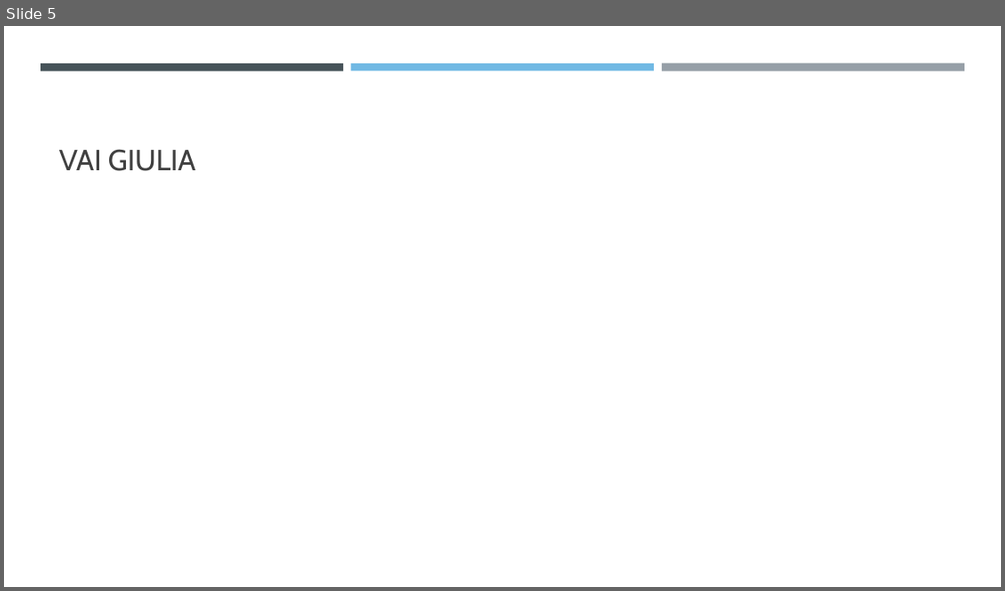
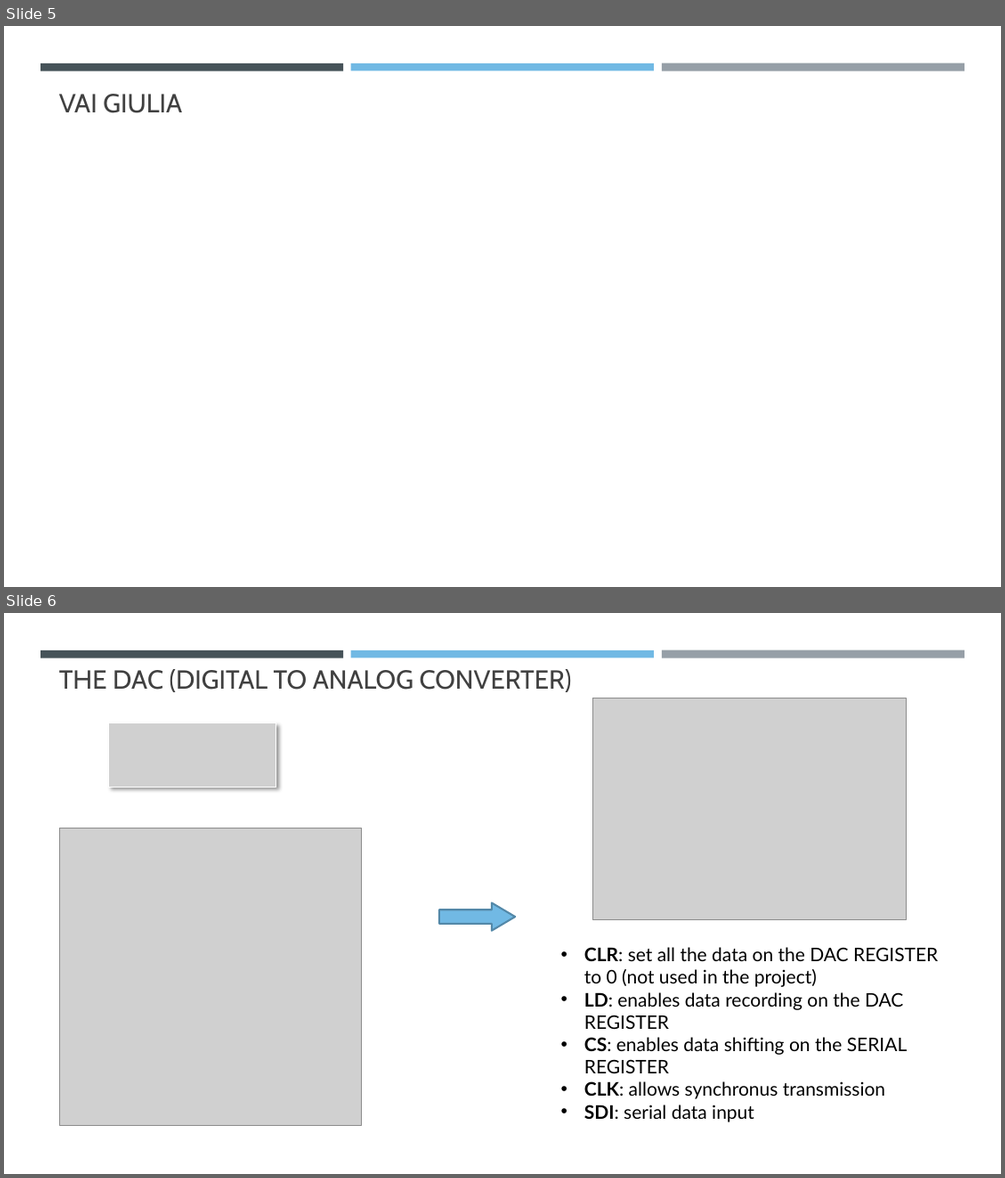
Before and after one commit to FlavioGala/giufla, a slide deck: projectSineWave/reports/PRESENTATION/Wave synthesis with field programmable gate array.pptx. Shown one above the other, each under a label of ours: slide 5 before the commit, slides 5 and 6 after it. The pictures are 1005x591 and 1005x1178 pixels, drawn with LibreOffice and Linux fonts; fonts in the diff are those of the drawing; grey boxes stand for pictures. Boxes give left, top, right and bottom in pixels: in the first picture for what was removed or moved away, otherwise in the second. Text is boxed around its words. In the diff, an @@ line names an element or a change of style, - is before the commit and + after.

```diff
--- a/projectSineWave/reports/PRESENTATION/Wave synthesis with field programmable gate array.pptx
+++ b/projectSineWave/reports/PRESENTATION/Wave synthesis with field programmable gate array.pptx
@@ slide 6 added at (4,613,1001,1174), background #FFFFFF; not listed: 3 template elements that a slide beside it also shows @@
@@ title added at (59,669,572,692), 25.2 pt, text #404040 @@
+THE DAC (DIGITAL TO ANALOG CONVERTER)
@@ picture added at (593,698,906,919) @@
@@ picture added at (109,723,276,787) @@
@@ picture added at (59,827,362,1125) @@
@@ right arrow added at (439,902,516,930), fill #71B9E4, outline #5489A9 1.75 pt @@
@@ text added at (584,947,938,1122), 18 pt, text #000000 @@
+• CLR: set all the data on the DAC REGISTER to 0 (not used in the project)
+• LD: enables data recording on the DAC REGISTER
+• CS: enables data shifting on the SERIAL REGISTER
+• CLK: allows synchronus transmission
+• SDI: serial data input
@@ slide 5 changed as well @@
@@ title "VAI GIULIA" at (59,94,182,113): size 28 to 25.2 pt @@
```
Also in this commit, not shown: 4 other slides changed, 6 other slides added, 1 slide removed, 17 other files.
